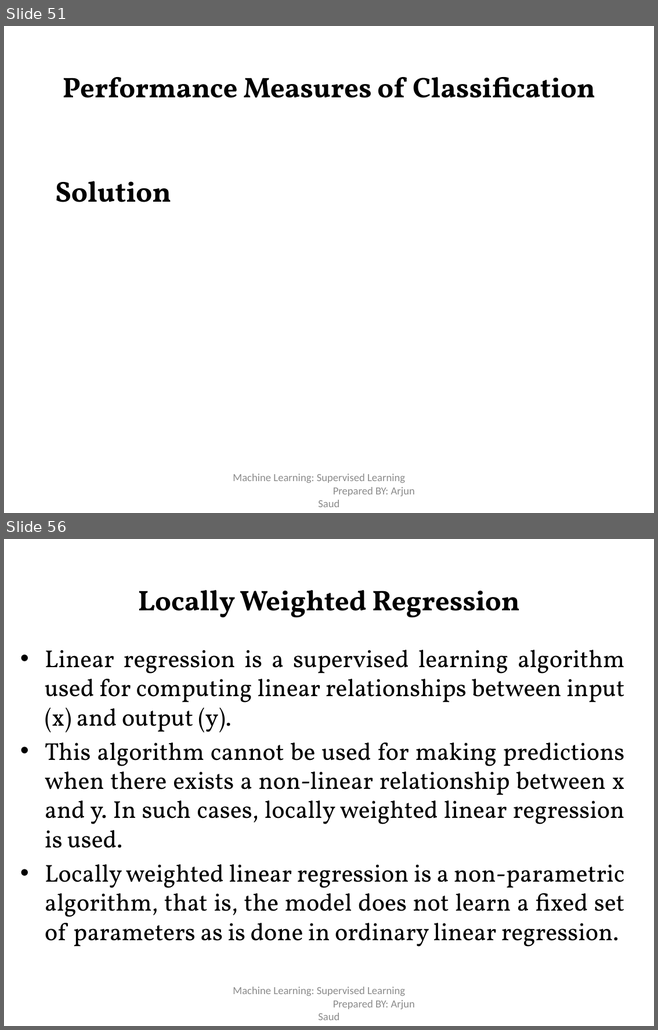
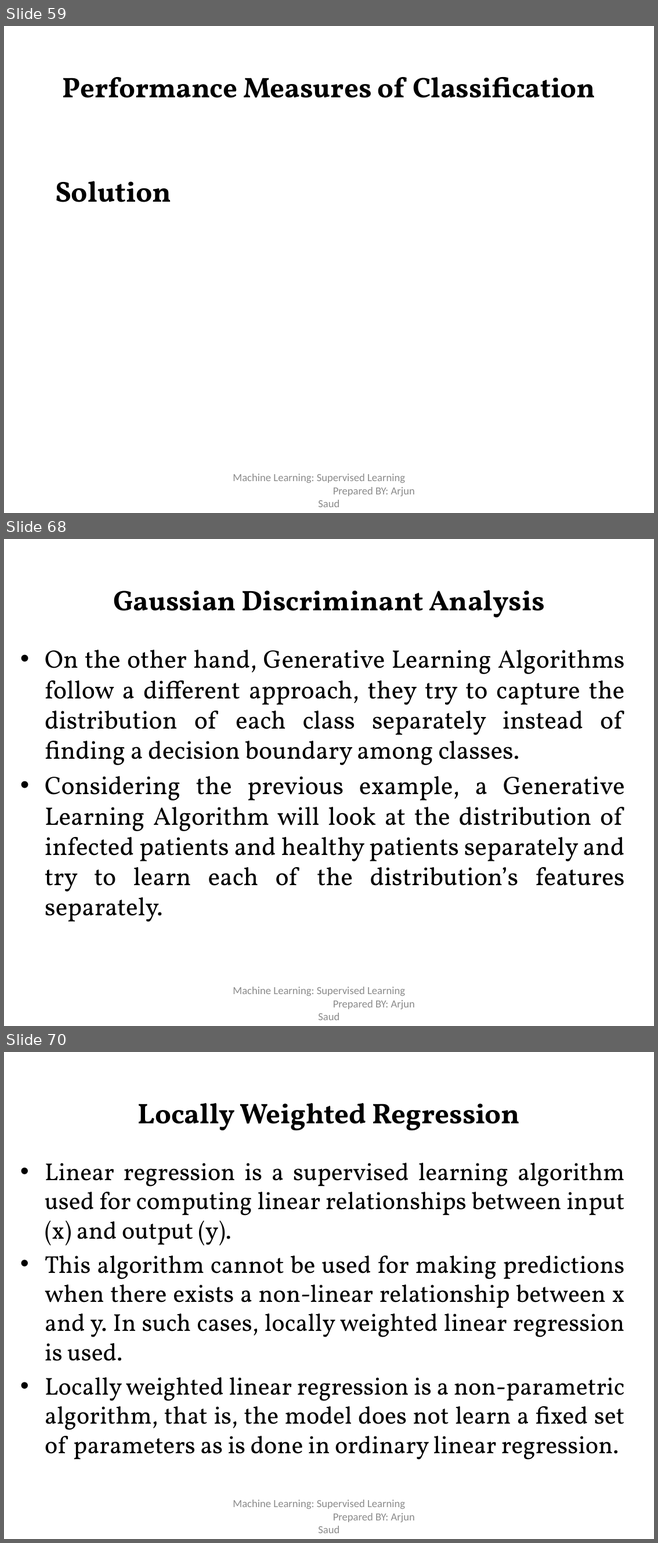
Before and after one commit to risav55/notes, a slide deck: Second Semester/ML/Unit -2 Supervised Learning.pptx. Shown one above the other, each under a label of ours: slides 51 and 56 before the commit, slides 59, 68 and 70 after it; the slides between them are not shown. The pictures are 658x1030 and 658x1543 pixels, drawn with LibreOffice and Linux fonts; fonts in the diff are those of the drawing. Boxes give left, top, right and bottom in pixels: in the first picture for what was removed or moved away, otherwise in the second. Text is boxed around its words. In the diff, an @@ line names an element or a change of style, - is before the commit and + after.

```diff
--- a/Second Semester/ML/Unit -2 Supervised Learning.pptx
+++ b/Second Semester/ML/Unit -2 Supervised Learning.pptx
@@ slide 68 added at (4,539,654,1026), background #FFFFFF @@
@@ title added at (113,590,545,618), 31.5 pt, text #000000, bold @@
+Gaussian Discriminant Analysis
@@ text added at (45,650,625,922), 28 pt, text #000000 @@
+• On the other hand, Generative Learning Algorithms follow a different approach, they try to capture the distribution of each class separately instead of finding a decision boundary among classes.
+• Considering the previous example, a Generative Learning Algorithm will look at the distribution of infected patients and healthy patients separately and try to learn each of the distribution’s features separately.
@@ text added at (233,987,415,1020), 12 pt, text #8C8C8C @@
+Machine Learning: Supervised Learning Prepared BY: Arjun Saud
@@ what was slide 51 is now slide 59 @@
@@ what was slide 56 is now slide 70 @@
```
Also in this commit, not shown: 6 slides changed, 13 other slides added, 5 other files.
